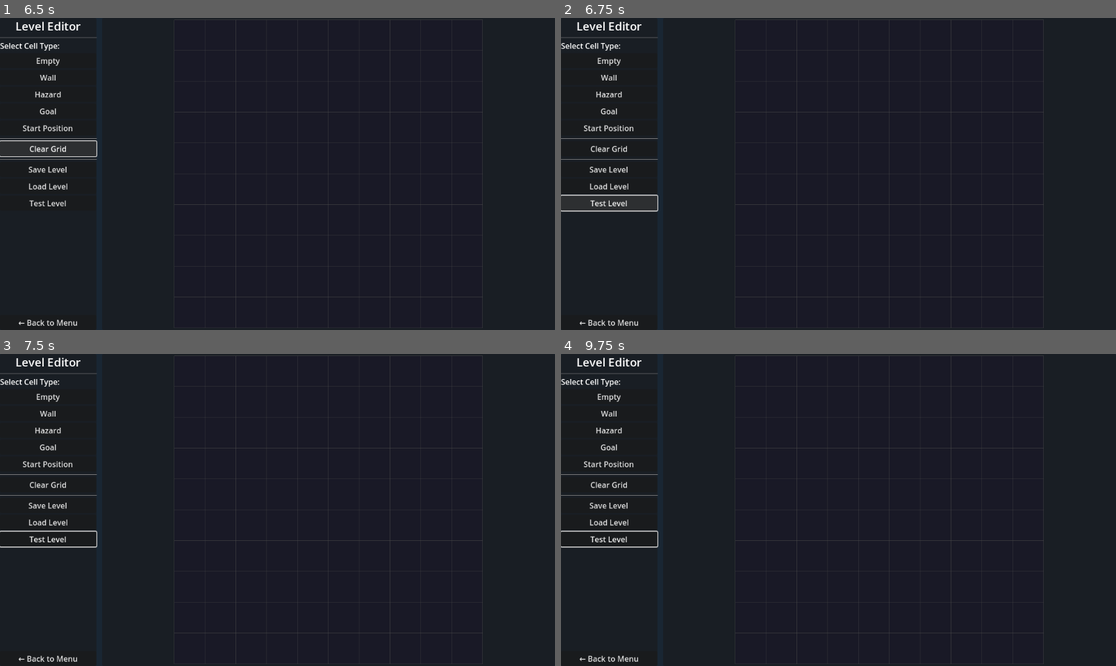
Above: before the commit, frames 1-4 (two rows, left to right).
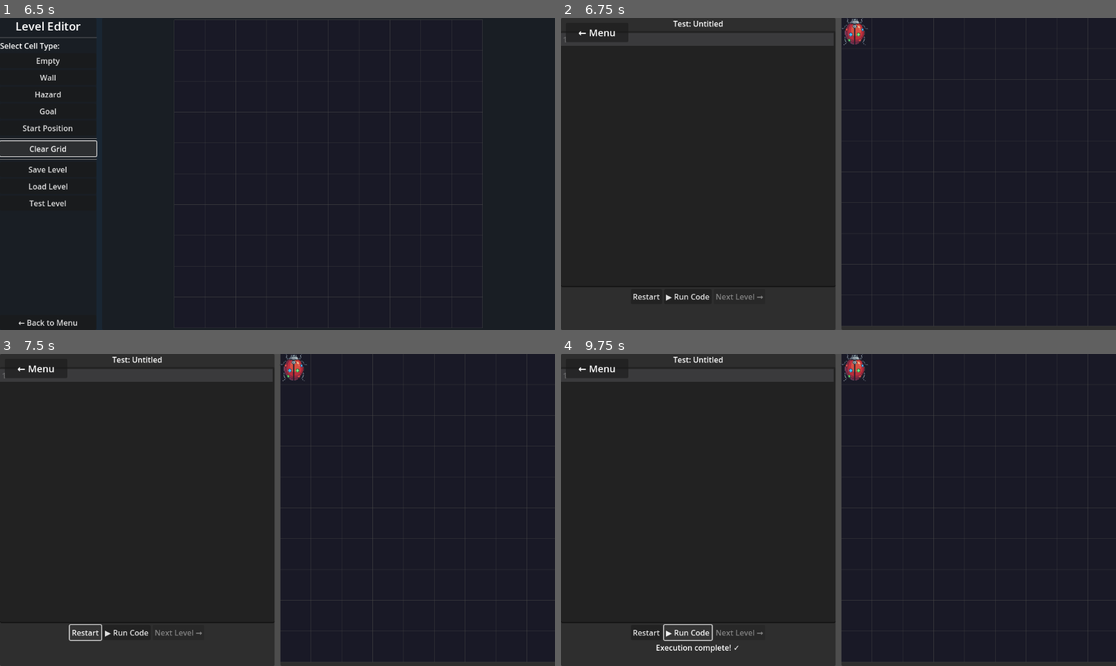
Above: after the commit, the same moments.

Repository: AlexanderTsik/CodingGamePrototype
Game: Godot game, scene res://scenes/main_menu.tscn
Two runs of this game, one before a commit and one after it. Both use one fixed random seed, a clock stepped at 60 frames per second and the inputs below.
Inputs (mouse positions are in pixels of both pictures, inside the frame that each line leads up to):
- Up to frame 1 (6.5 s): click "✎ Level Editor" at 0.5 s; click "Start Position" at 1.25 s; click "Start Position" at 2 s; click "Empty" at 2.75 s; click "Wall" at 3.5 s; click "Hazard" at 4.25 s; click "Goal" at 5 s; click "Clear Grid" at 5.75 s
- Up to frame 2 (6.75 s): click "Test Level" at 6.5 s
- Up to frame 3 (7.5 s): click (83, 631) at 7.25 s, where only the run after the commit has a clickable "Restart"
- Up to frame 4 (9.75 s): click (644, 631) at 8 s, where only the run after the commit has a clickable "Restart"; click (644, 631) at 8.75 s, where only the run after the commit has a clickable "Restart"; click (688, 631) at 9.5 s, where only the run after the commit has a clickable "▶ Run Code"

Frame 1 is identical in both runs. In frame 2, 4.8% of the frame differs, in the area x 0-95%, y 0-100%; in frame 3, 5.1%; in frame 4, 5.4%.
Error before the commit: Invalid call. Nonexistent function 'initialize' in base 'Node2D (GridManager)'. (res://scripts/level_editor.gd:35)

Commit message:
Fix GridManager initialization in level editor
- Removed invalid initialize() call
- Use load_level_from_string() with empty layout instead
- GridManager initializes itself when loading layout

Diff:
--- a/scripts/level_editor.gd
+++ b/scripts/level_editor.gd
@@ -32,8 +32,11 @@
 
 	# Load grid manager
 	grid_manager = load("res://scripts/grid_manager.gd").new()
-	grid_manager.initialize(grid_size, grid_size)
 	add_child(grid_manager)
+
+	# Create an initial empty layout string and load it
+	var empty_layout = _grid_to_string()
+	grid_manager.load_level_from_string(empty_layout)
 
 	# Set up grid renderer
 	grid_renderer = grid_background
